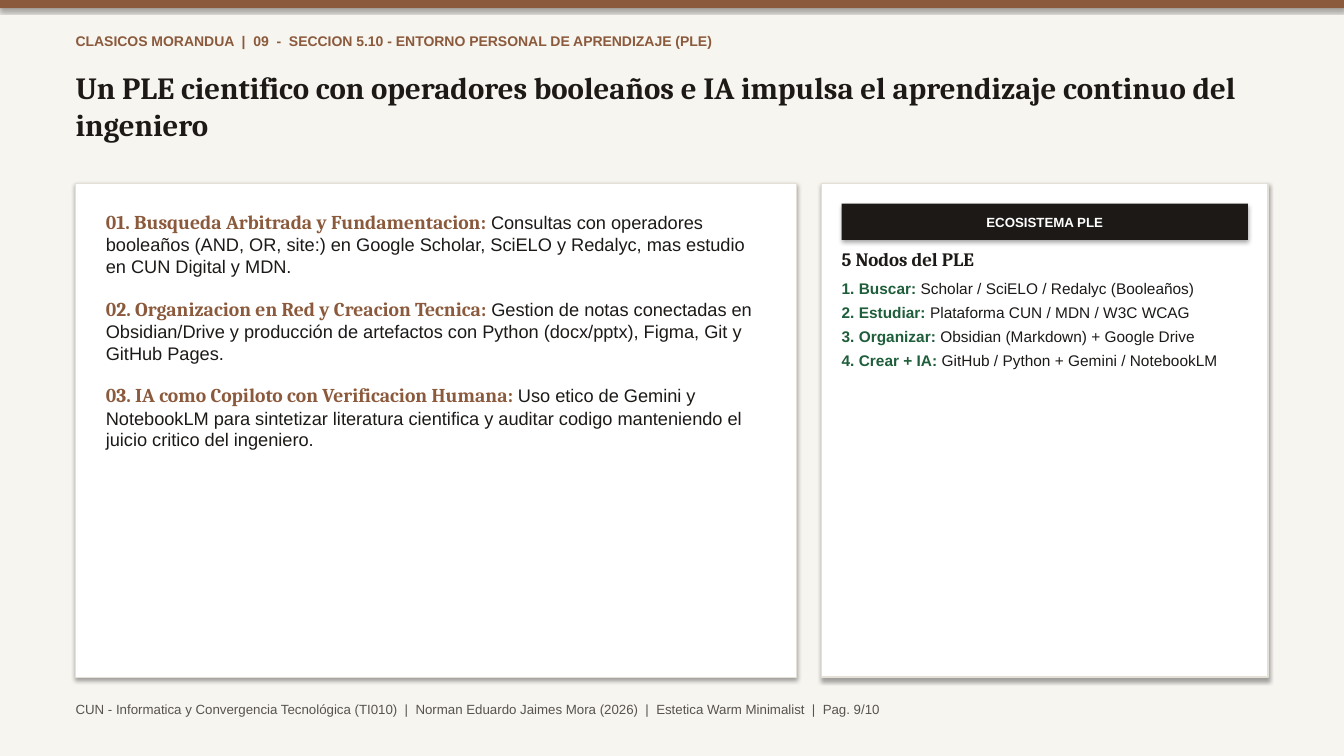
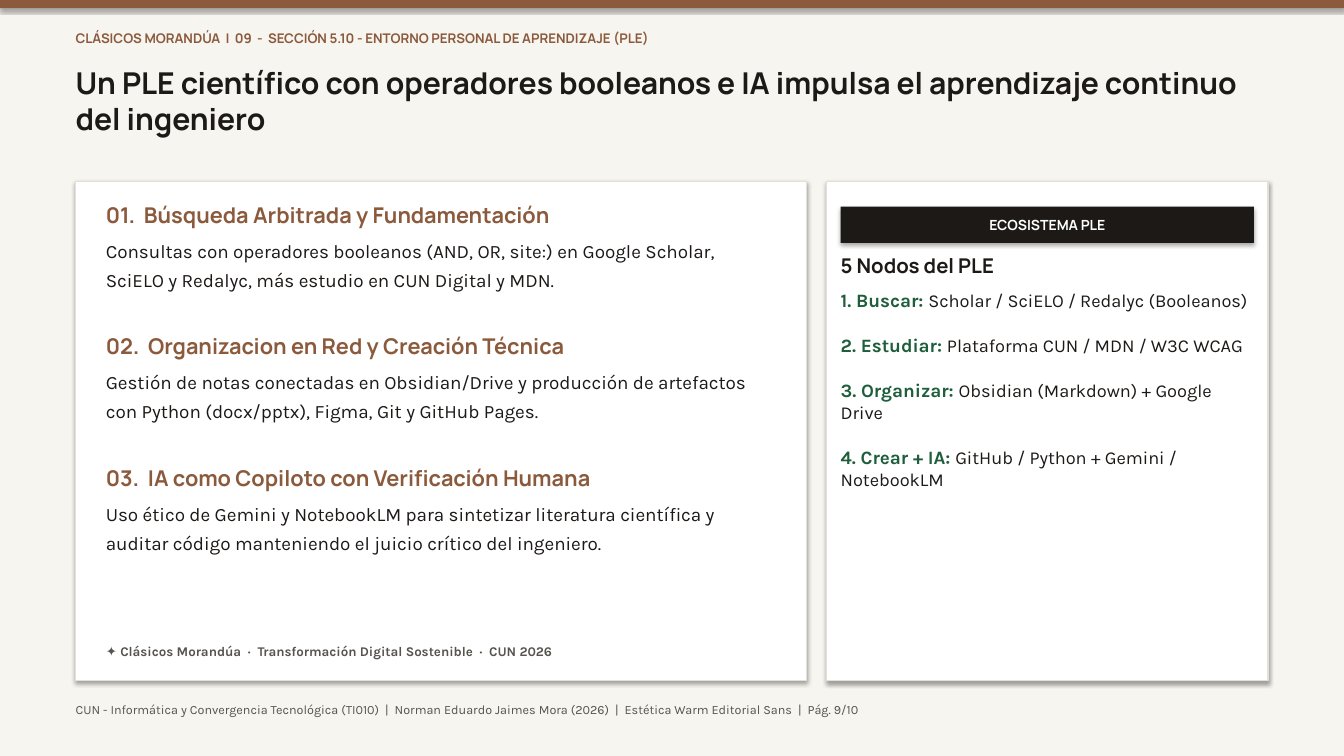
Before and after one commit to TheNormanJames/CUN-Informatica-y-convergencia, a slide deck: slide 9 of docs/ProyectoFinal_Norman_Jaimes.pptx. Drawn at 1344x756 pixels with LibreOffice and Linux fonts; fonts in the diff are those of the drawing. Boxes give left, top, right and bottom in pixels: in the first picture for what was removed or moved away, otherwise in the second. Text is boxed around its words. In the diff, an @@ line names an element or a change of style, - is before the commit and + after.

Commit message:
feat(design-system): enforce sans-serif Outfit/Plus Jakarta Sans, fix slide spacings and proportional image cropping

```diff
--- a/docs/ProyectoFinal_Norman_Jaimes.pptx
+++ b/docs/ProyectoFinal_Norman_Jaimes.pptx
@@ text at (x1=76, y1=30, x2=648, y2=45): text changed; size 10 to 9.5 pt; font Arial to Manrope @@
-CLASICOS MORANDUA | 09 - SECCION 5.10 - ENTORNO PERSONAL DE APRENDIZAJE (PLE)
+CLÁSICOS MORANDÚA | 09 - SECCIÓN 5.10 - ENTORNO PERSONAL DE APRENDIZAJE (PLE)
@@ text at (x1=76, y1=70, x2=1237, y2=138): text changed; size 22 to 21.5 pt; font Cambria to Manrope @@
-Un PLE cientifico con operadores booleaños e IA impulsa el aprendizaje continuo del ingeniero
+Un PLE científico con operadores booleanos e IA impulsa el aprendizaje continuo del ingeniero
@@ rectangle resized from (x1=76, y1=184, x2=797, y2=678) to (x1=76, y1=181, x2=807, y2=681) @@
@@ text at (x1=106, y1=205, x2=746, y2=555): text changed; size 13 to 13.5 pt; font Arial to Karla @@
-01. Busqueda Arbitrada y Fundamentacion: Consultas con operadores booleaños (AND, OR, site:) en Google Scholar, SciELO y Redalyc, mas estudio en CUN Digital y MDN.
-02. Organizacion en Red y Creacion Tecnica: Gestion de notas conectadas en Obsidian/Drive y producción de artefactos con Python (docx/pptx), Figma, Git y GitHub Pages.
-03. IA como Copiloto con Verificacion Humana: Uso etico de Gemini y NotebookLM para sintetizar literatura cientifica y auditar codigo manteniendo el juicio critico del ingeniero.
+01. Búsqueda Arbitrada y Fundamentación
+Consultas con operadores booleanos (AND, OR, site:) en Google Scholar, SciELO y Redalyc, más estudio en CUN Digital y MDN.
+02. Organizacion en Red y Creación Técnica
+Gestión de notas conectadas en Obsidian/Drive y producción de artefactos con Python (docx/pptx), Figma, Git y GitHub Pages.
+03. IA como Copiloto con Verificación Humana
+Uso ético de Gemini y NotebookLM para sintetizar literatura científica y auditar código manteniendo el juicio crítico del ingeniero.
@@ rectangle resized from (x1=822, y1=184, x2=1268, y2=678) to (x1=827, y1=181, x2=1268, y2=681) @@
@@ rectangle "ECOSISTEMA PLE" resized from (x1=842, y1=204, x2=1248, y2=240) to (x1=841, y1=207, x2=1254, y2=243) @@
@@ rectangle "ECOSISTEMA PLE" at (x1=841, y1=207, x2=1254, y2=243): size 9.5 to 10 pt, font Arial to Manrope @@
@@ text at (x1=841, y1=258, x2=1243, y2=486): size 13.5 to 14.5 pt, font Cambria to Manrope in "5 Nodos del PLE"; size 11 to 13.5 pt in "2. Estudiar:", "3. Organizar:", "4. Crear + IA:"; size 11 to 13 pt in "Plataforma CUN / MDN / W3C WCAG", "Obsidian (Markdown) + Google Drive", "GitHub / Python + Gemini / NotebookLM"; font Arial to Karla in "2. Estudiar: Plataforma CUN / MDN / ...", "3. Organizar: Obsidian (Markdown) + Google Drive", "4. Crear + IA: GitHub / Python ..."; more space between paragraphs @@
@@ text at (x1=841, y1=294, x2=1248, y2=312): text changed; size 11 to 13 pt; font Arial to Karla @@
-1. Buscar: Scholar / SciELO / Redalyc (Booleaños)
+1. Buscar: Scholar / SciELO / Redalyc (Booleanos)
@@ text added at (x1=120, y1=645, x2=553, y2=660), 9.5 pt, text #57534E, bold @@
+✦ Clásicos Morandúa · Transformación Digital Sostenible · CUN 2026
@@ text at (x1=76, y1=704, x2=858, y2=717): text changed; size 9.5 to 9 pt; font Arial to Karla @@
-CUN - Informatica y Convergencia Tecnológica (TI010) | Norman Eduardo Jaimes Mora (2026) | Estetica Warm Minimalist | Pag. 9/10
+CUN - Informática y Convergencia Tecnológica (TI010) | Norman Eduardo Jaimes Mora (2026) | Estética Warm Editorial Sans | Pág. 9/10
```
Also in this commit, not shown: 9 other slides changed, 7 other files.
